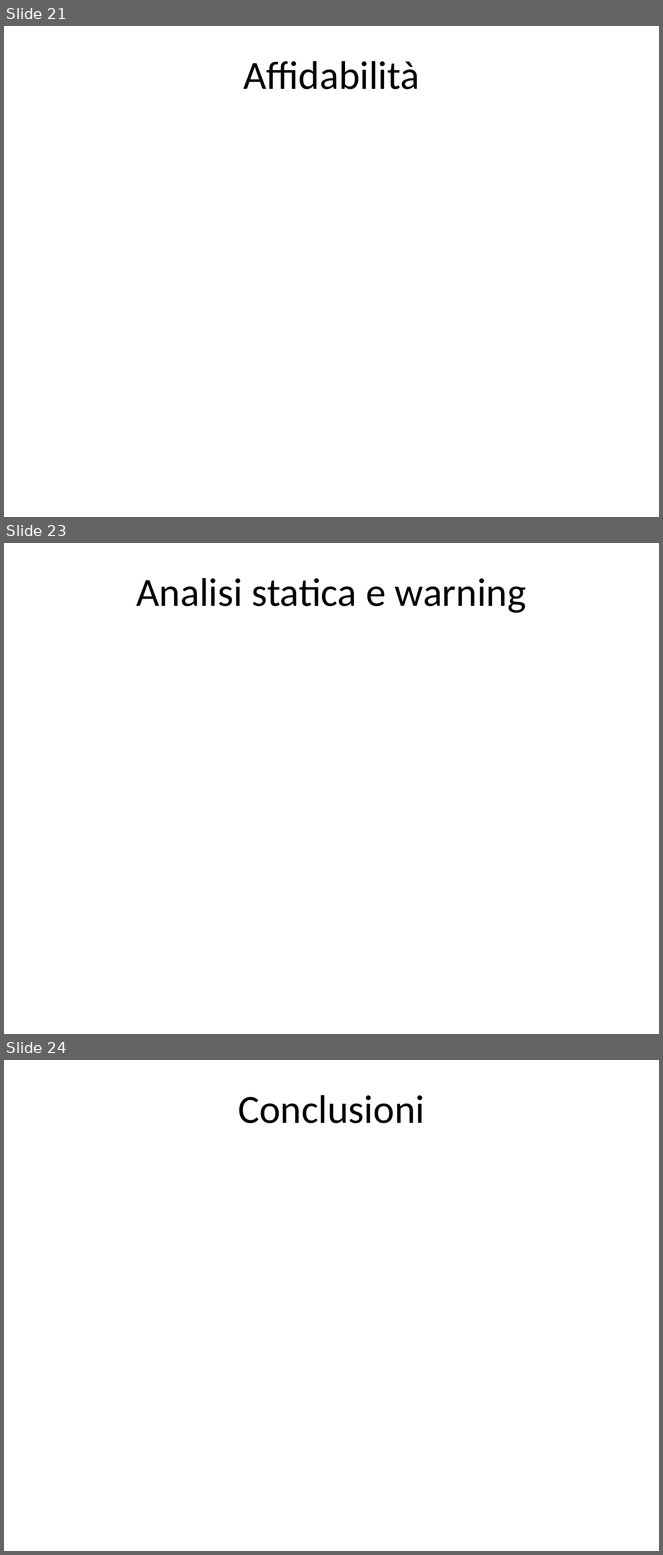
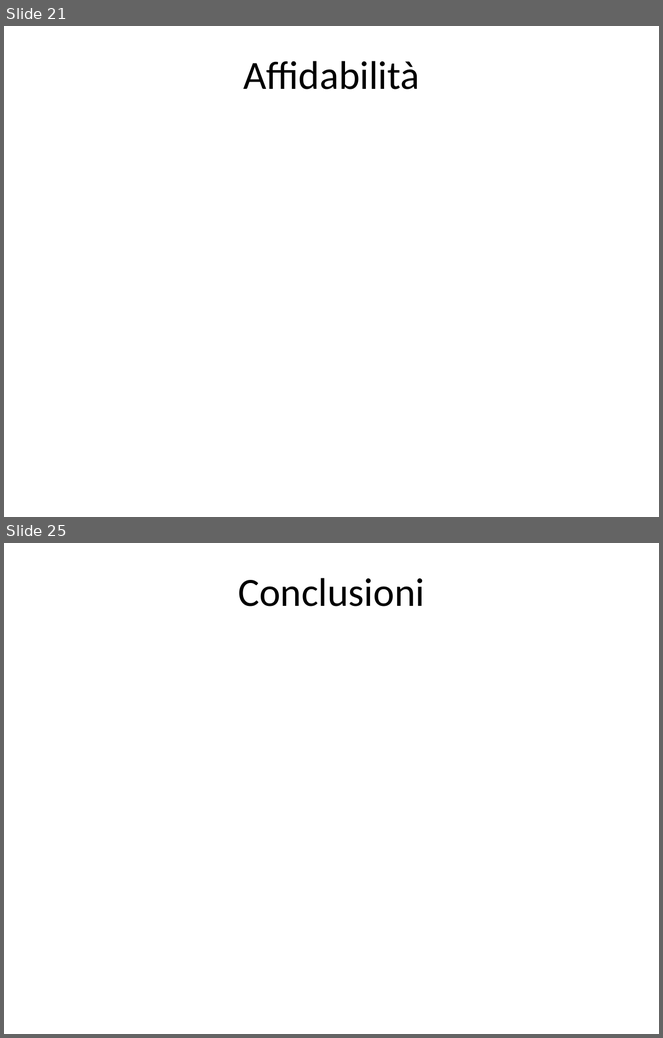
Before and after one commit to rramirez-tec-mx/Repo, a slide deck: La salute del software.odp. Shown one above the other, each under a label of ours: slides 21, 23 and 24 before the commit, slides 21 and 25 after it; the slides between them are not shown. The pictures are 663x1555 and 663x1038 pixels, drawn with LibreOffice and Linux fonts; fonts in the diff are those of the drawing. Boxes give left, top, right and bottom in pixels: in the first picture for what was removed or moved away, otherwise in the second. Text is boxed around its words. In the diff, an @@ line names an element or a change of style, - is before the commit and + after.

```diff
--- a/La salute del software.odp
+++ b/La salute del software.odp
@@ slide 23 removed at (4,543,659,1034), background #FFFFFF @@
@@ title removed at (136,578,527,613) @@
-Analisi statica e warning
@@ what was slide 24 is now slide 25 @@
```
Also in this commit, not shown: 3 slides added, 1 other slide removed.
